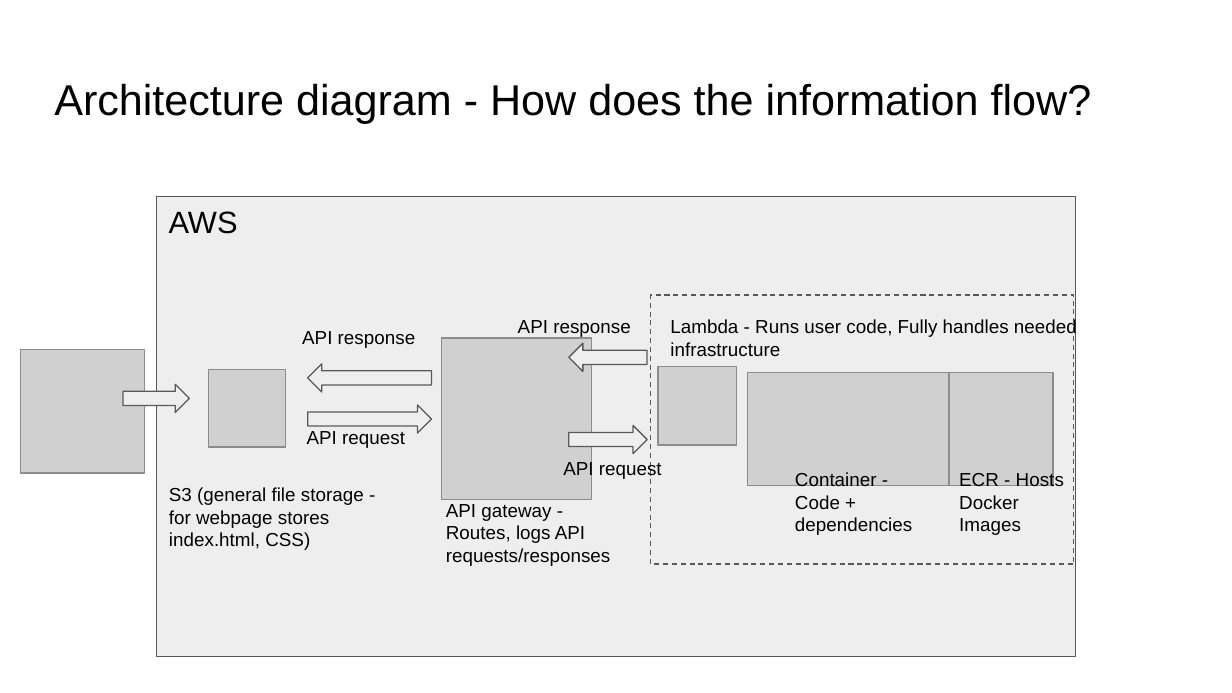
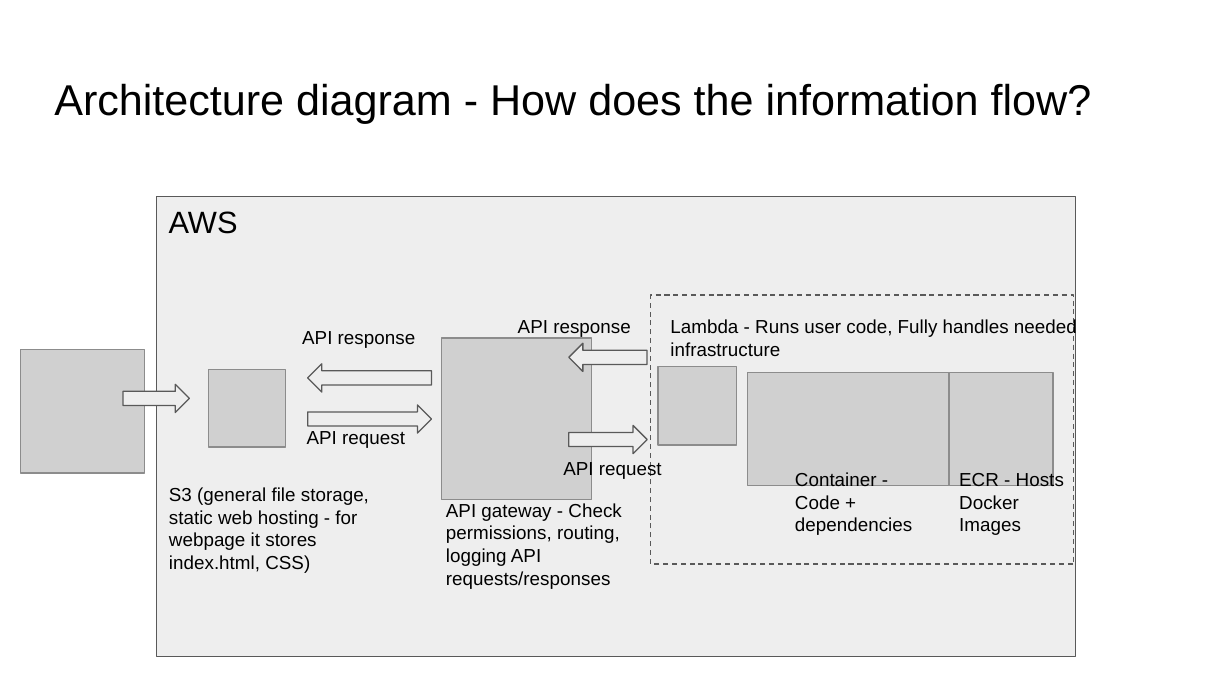
Before and after one commit to praveen-taneja/sentiment-analysis-lambda, a slide deck: slide 5 of docs/How to deploy an ML model with an API on AWS Lamba.pptx. Drawn at 1232x693 pixels with LibreOffice and Linux fonts; fonts in the diff are those of the drawing; grey boxes stand for pictures. Boxes give left, top, right and bottom in pixels: in the first picture for what was removed or moved away, otherwise in the second. Text is boxed around its words. In the diff, an @@ line names an element or a change of style, - is before the commit and + after.

```diff
--- a/docs/How to deploy an ML model with an API on AWS Lamba.pptx
+++ b/docs/How to deploy an ML model with an API on AWS Lamba.pptx
@@ text at box(169, 487, 369, 573): text changed @@
-S3 (general file storage - for webpage stores index.html, CSS)
+S3 (general file storage, static web hosting - for webpage it stores index.html, CSS)
@@ text at box(446, 503, 621, 589): text changed @@
-API gateway - Routes, logs API requests/responses
+API gateway - Check permissions, routing, logging API requests/responses
```
Also in this commit, not shown: 9 other slides changed, 2 slides added, 18 slides removed.
